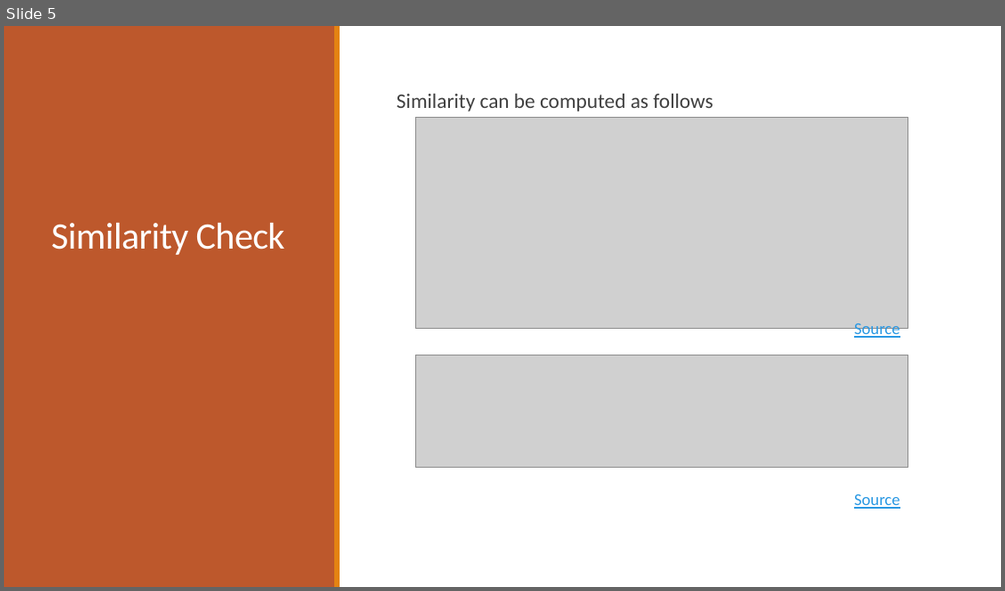
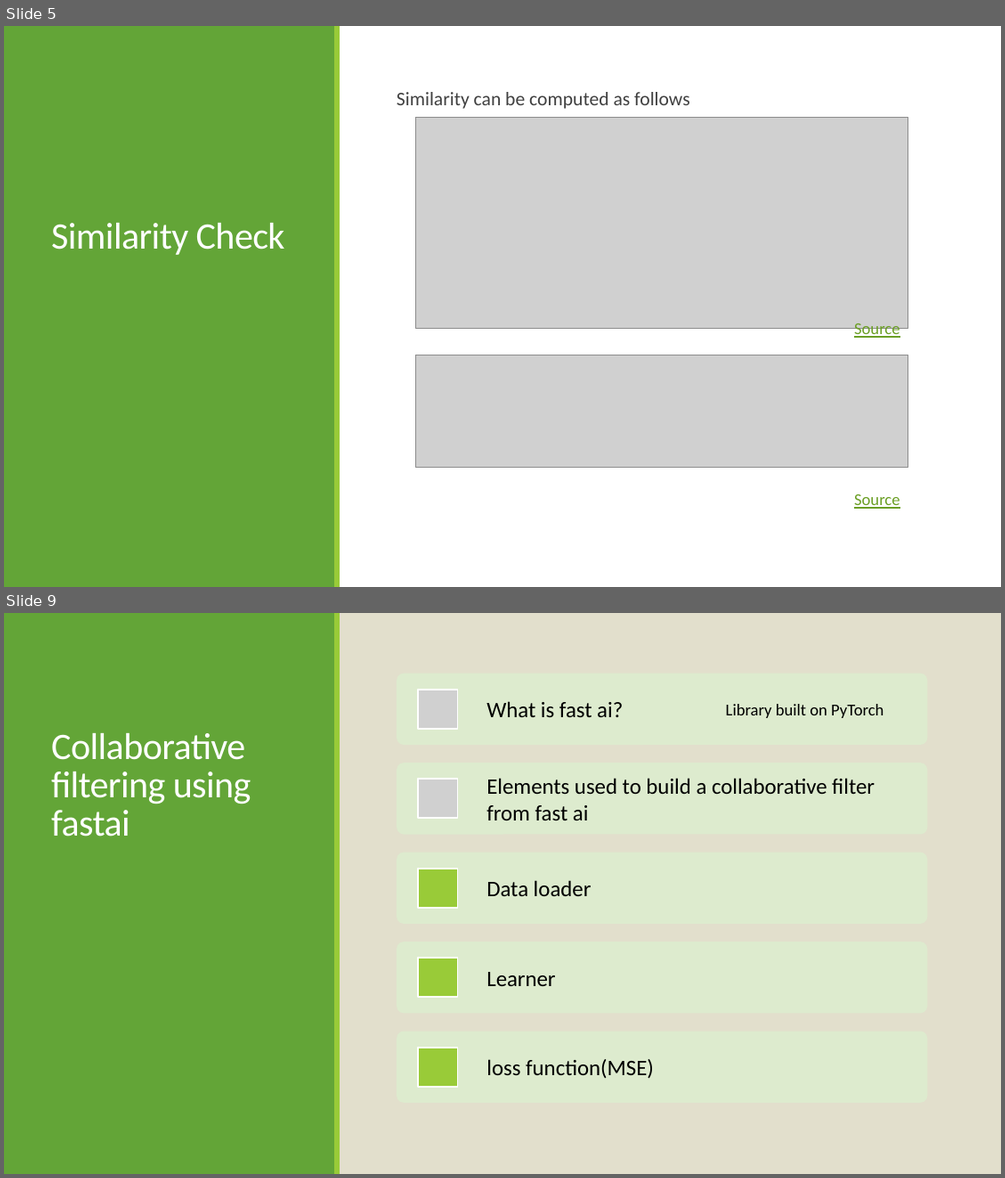
Before and after one commit to ChrisAlex2104/-Recommendation-using-Collaborative-Filtering, a slide deck: AI presentation.pptx. Shown one above the other, each under a label of ours: slide 5 before the commit, slides 5 and 9 after it; the slides between them are not shown. The pictures are 1005x591 and 1005x1178 pixels, drawn with LibreOffice and Linux fonts; fonts in the diff are those of the drawing; grey boxes stand for pictures. Boxes give left, top, right and bottom in pixels: in the first picture for what was removed or moved away, otherwise in the second. Text is boxed around its words. In the diff, an @@ line names an element or a change of style, - is before the commit and + after.

```diff
--- a/AI presentation.pptx
+++ b/AI presentation.pptx
@@ slide 9 added at (4,613,1001,1174), background #E2DFCC; not listed: 2 template elements that a slide beside it also shows @@
@@ title added at (51,733,251,836), 27 pt, text #FFFFFF @@
+Collaborative filtering using fastai
@@ group added at (396,673,927,1103): 6 texts, 5 rounded rectangles, 3 rectangles, 2 pictures @@
+What is fast ai?
+Library built on PyTorch
+Elements used to build a collaborative filter from fast ai
+Data loader
+Learner
+loss function(MSE)
@@ slide 5 changed as well @@
@@ rectangle at (4,26,335,586): fill #BD582C to #63A537 @@
@@ rectangle at (334,26,339,586): fill #E48312 to #99CB38 @@
@@ text "Similarity can be computed as ..." at (396,92,690,109): size 15 to 13.9 pt; line spacing 0.9 to 0.8 @@
@@ text "Source" at (854,323,900,339): text colour #2998E3 to #6B9F25 @@
@@ text "Source" at (854,494,900,508): text colour #2998E3 to #6B9F25 @@
```
Also in this commit, not shown: 4 other slides changed, 12 other slides added, 1 other file.
